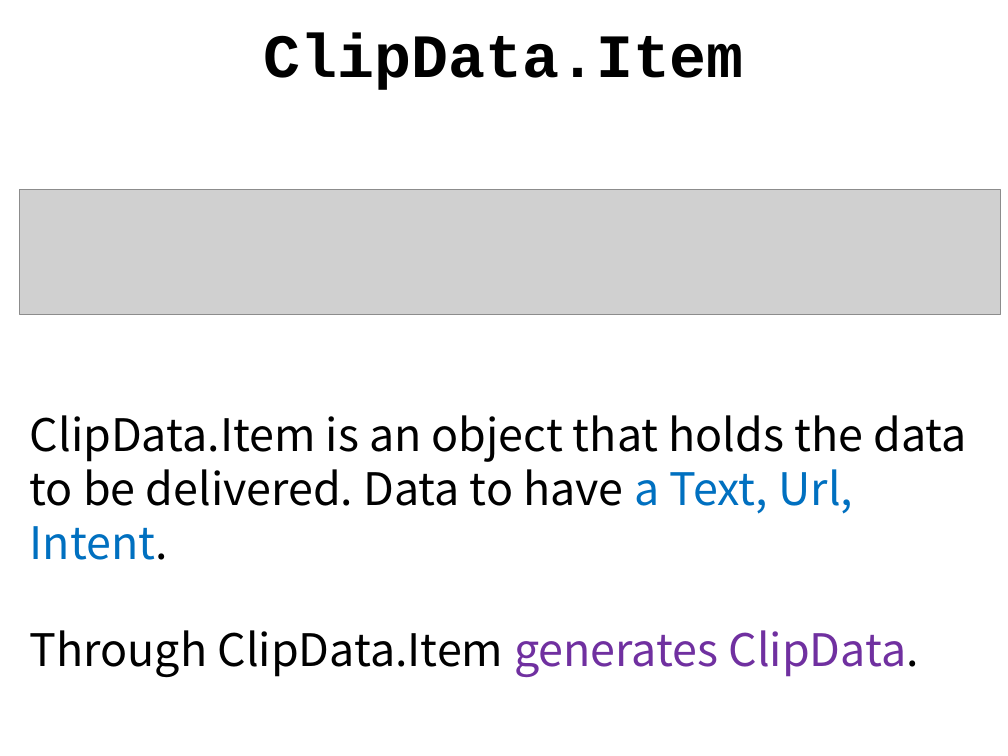
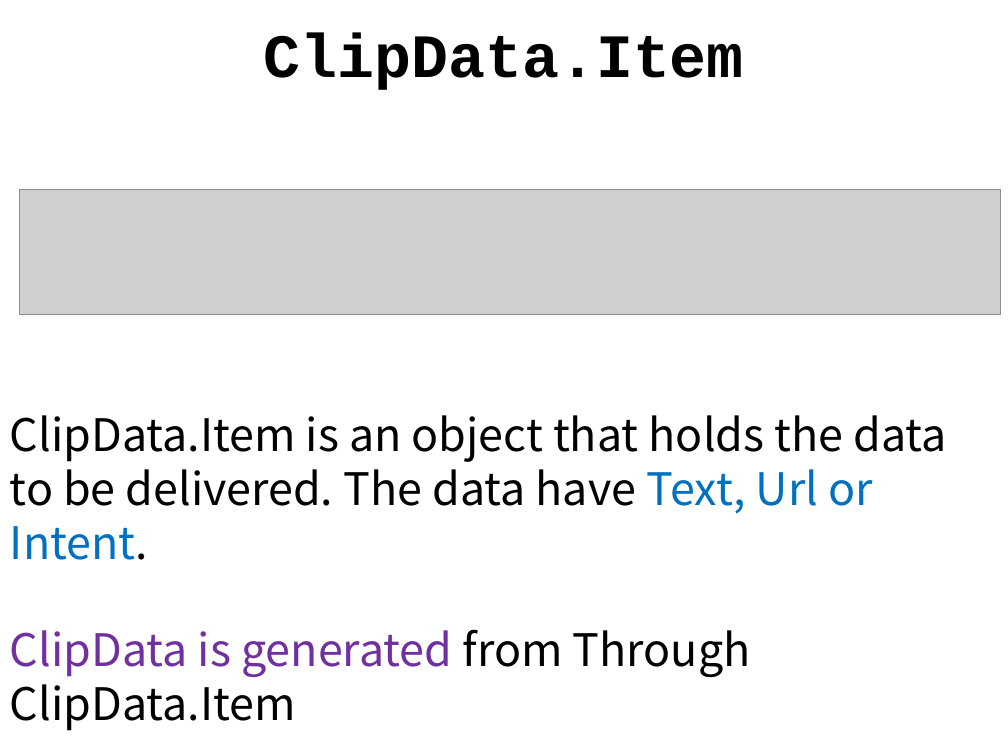
Before and after one commit to daehwa/world-friends-Uzbekistan-android, a slide deck: slide 37 of day5/Hanbok Dress up.pptx (slide 26 before the commit). Drawn at 1008x756 pixels with LibreOffice and Linux fonts; fonts in the diff are those of the drawing; grey boxes stand for pictures. Boxes give left, top, right and bottom in pixels: in the first picture for what was removed or moved away, otherwise in the second. Text is boxed around its words. In the diff, an @@ line names an element or a change of style, - is before the commit and + after.

```diff
--- a/day5/Hanbok Dress up.pptx
+++ b/day5/Hanbok Dress up.pptx
@@ text at (x1=10, y1=415, x2=946, y2=731): text changed @@
-ClipData.Item is an object that holds the data to be delivered. Data to have a Text, Url, Intent.
-Through ClipData.Item generates ClipData.
+ClipData.Item is an object that holds the data to be delivered. The data have Text, Url or Intent.
+ClipData is generated from Through ClipData.Item
```
Also in this commit, not shown: 11 other slides changed, 4 slides added, 1 slide removed, 2 other files.
